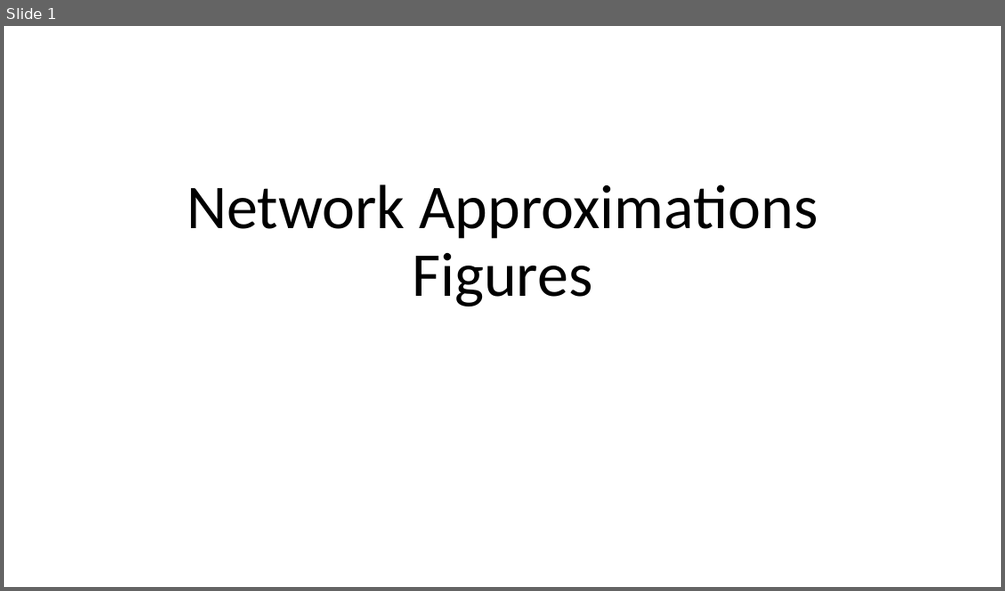
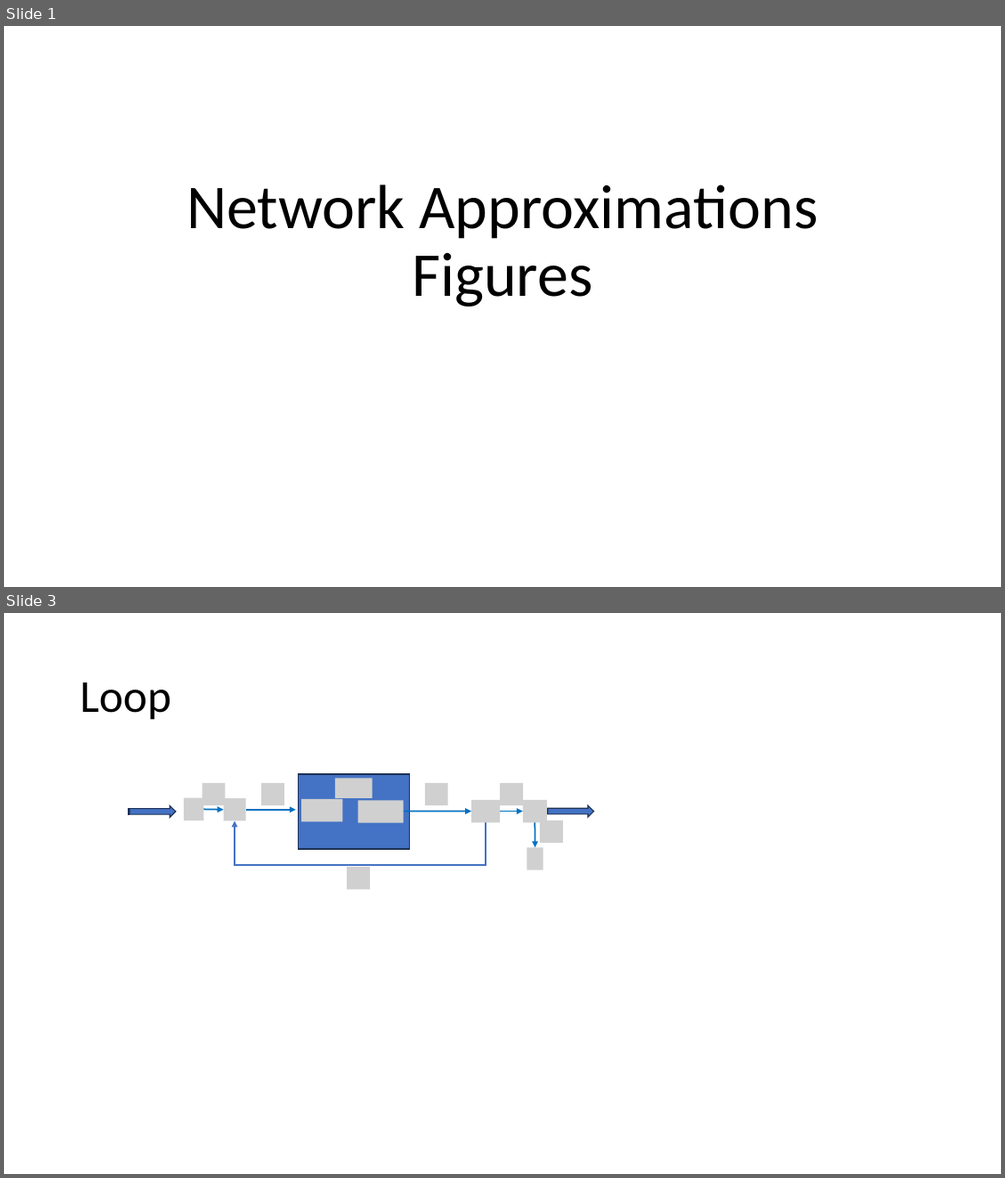
Before and after one commit to joseph-hellerstein/linear_reaction_networks, a slide deck: docs/figures.pptx. Shown one above the other, each under a label of ours: slide 1 before the commit, slides 1 and 3 after it; the slides between them are not shown. The pictures are 1005x591 and 1005x1178 pixels, drawn with LibreOffice and Linux fonts; fonts in the diff are those of the drawing; grey boxes stand for pictures. Boxes give left, top, right and bottom in pixels: in the first picture for what was removed or moved away, otherwise in the second. Text is boxed around its words. In the diff, an @@ line names an element or a change of style, - is before the commit and + after.

```diff
--- a/docs/figures.pptx
+++ b/docs/figures.pptx
@@ slide 3 added at (4,613,1001,1174), background #FFFFFF @@
@@ title added at (80,682,171,720), 44 pt, text #000000 @@
+Loop
@@ picture added at (184,798,203,820) @@
@@ picture added at (202,783,226,805) @@
@@ picture added at (224,798,246,821) @@
@@ picture added at (261,783,284,805) @@
@@ rectangle added at (298,774,409,850), fill #4472C4, outline #1E3256 1 pt @@
@@ picture added at (301,799,343,821) @@
@@ picture added at (335,779,372,798) @@
@@ picture added at (425,783,448,805) @@
@@ picture added at (500,783,523,805) @@
@@ striped right arrow added at (128,806,176,818), fill #4472C4, outline #1E3256 1 pt @@
@@ arrow added from (203, 809) to (224, 810), #0070C0 1.5 pt @@
@@ elbow arrow added from (485, 822) to (235, 821), #4472C4 1.5 pt @@
@@ arrow added from (245, 810) to (296, 810), #0070C0 1.5 pt @@
@@ picture added at (357,800,404,822) @@
@@ arrow added from (394, 811) to (471, 811), #0070C0 1.5 pt @@
@@ picture added at (471,800,500,822) @@
@@ arrow added from (500, 811) to (523, 811), #0070C0 1.5 pt @@
@@ picture added at (523,800,547,822) @@
@@ arrow added from (535, 822) to (535, 847), #0070C0 1.5 pt @@
@@ picture added at (540,820,563,843) @@
@@ striped right arrow added at (546,805,594,817), fill #4472C4, outline #1E3256 1 pt @@
@@ picture added at (526,847,543,869) @@
@@ picture added at (348,867,371,889) @@
```
Also in this commit, not shown: 1 other slide added, 1 slide removed, 7 other files.
